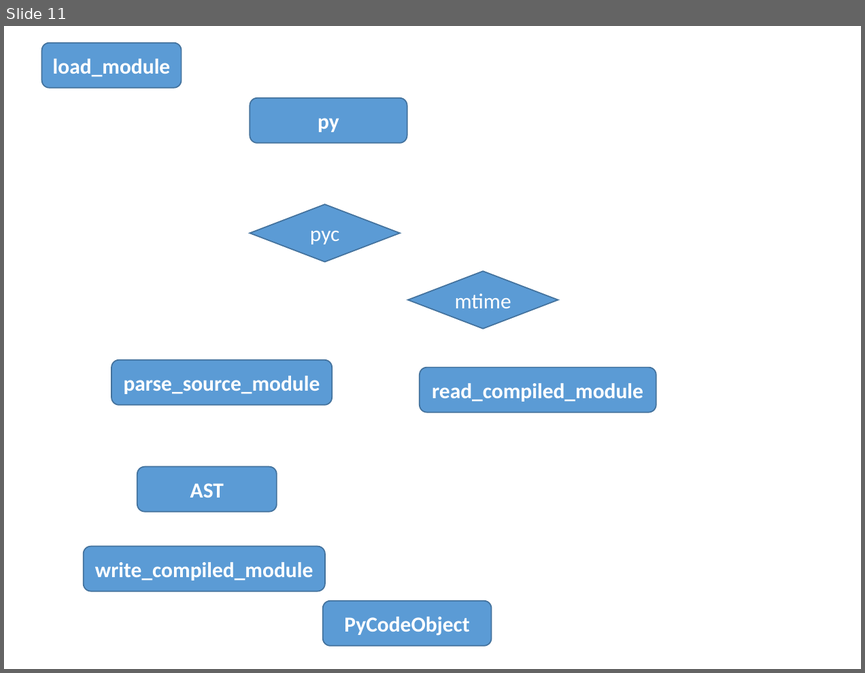
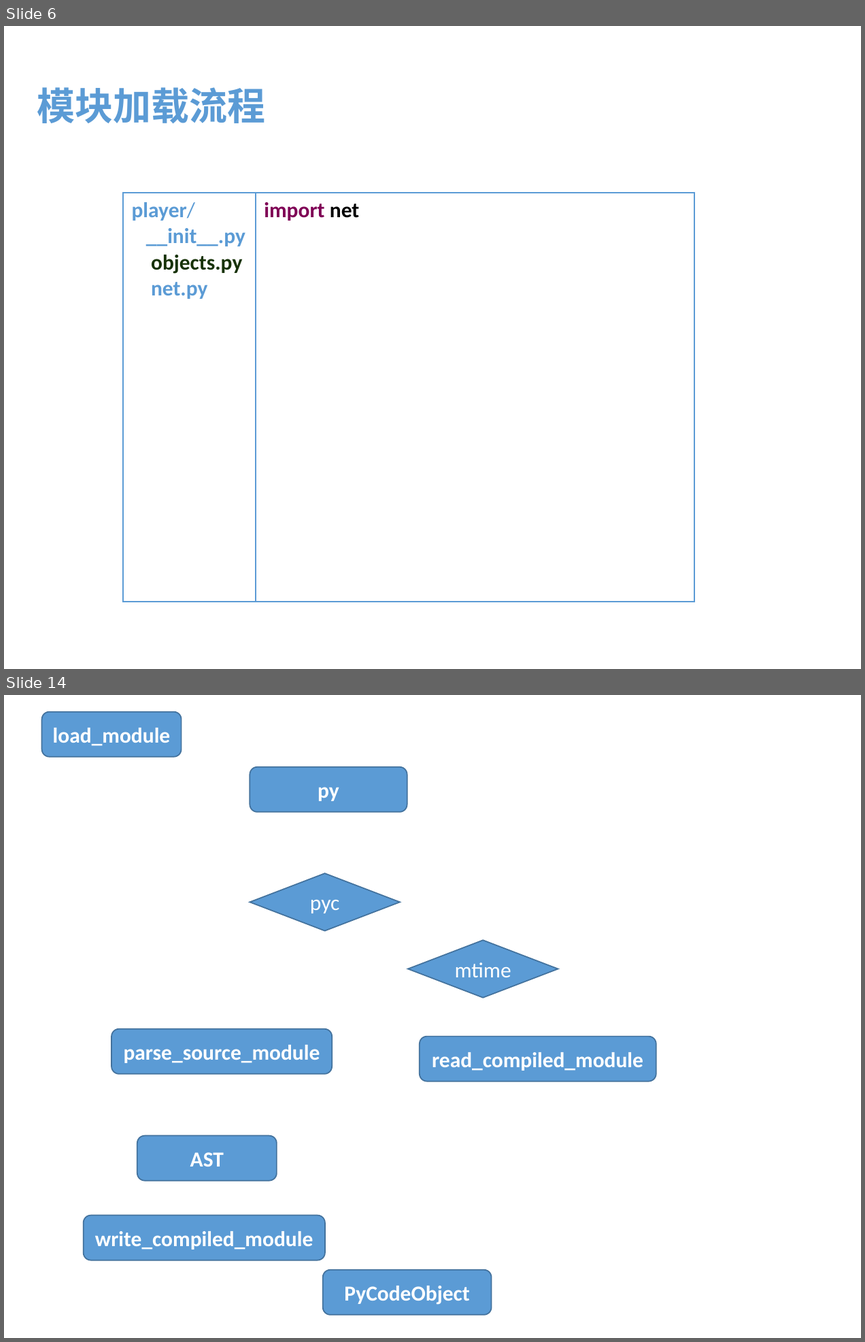
Before and after one commit to menfeng/studynote, a slide deck: python/source code/import/import.pptx. Shown one above the other, each under a label of ours: slide 11 before the commit, slides 6 and 14 after it; the slides between them are not shown. The pictures are 865x673 and 865x1342 pixels, drawn with LibreOffice and Linux fonts; fonts in the diff are those of the drawing. Boxes give left, top, right and bottom in pixels: in the first picture for what was removed or moved away, otherwise in the second. Text is boxed around its words. In the diff, an @@ line names an element or a change of style, - is before the commit and + after.

```diff
--- a/python/source code/import/import.pptx
+++ b/python/source code/import/import.pptx
@@ slide 6 added at box(4, 26, 861, 669), background #FFFFFF @@
@@ text added at box(37, 87, 265, 123), 32 pt, text #5B9BD5, bold @@
+模块加载流程
@@ table added at box(123, 192, 695, 601), 1 rows, 2 columns @@
+player/ / __init__.py / objects.py / net.py | import net
@@ what was slide 11 is now slide 14 @@
```
Also in this commit, not shown: 8 slides changed, 4 other slides added, 2 slides removed.
